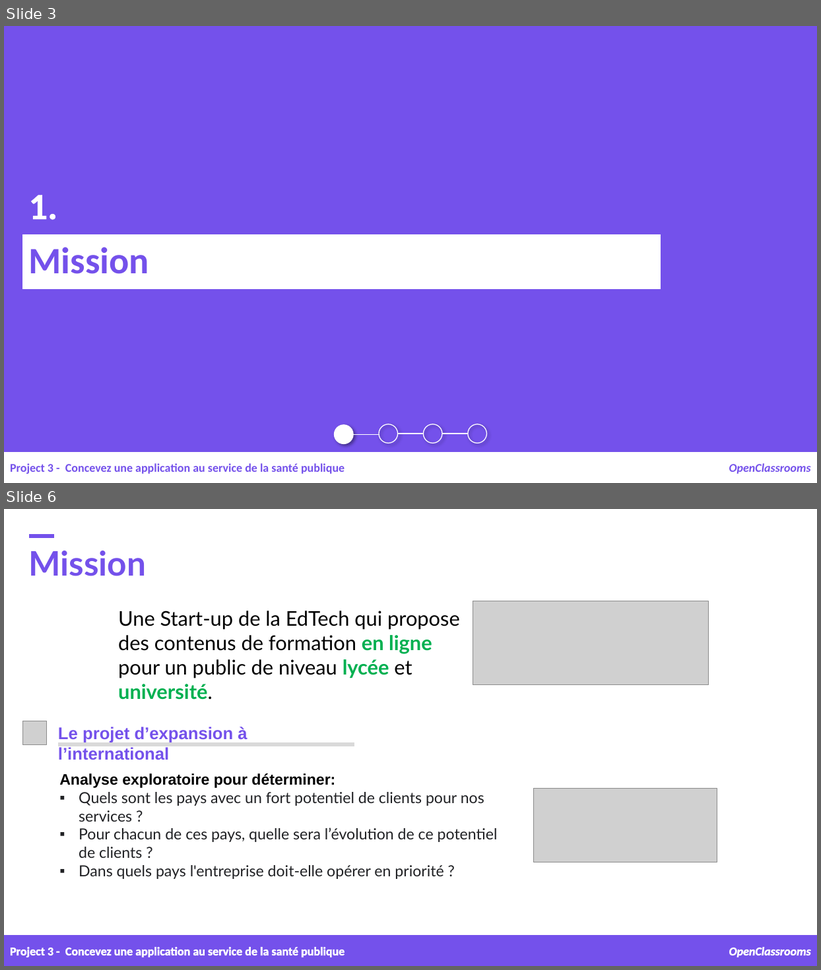
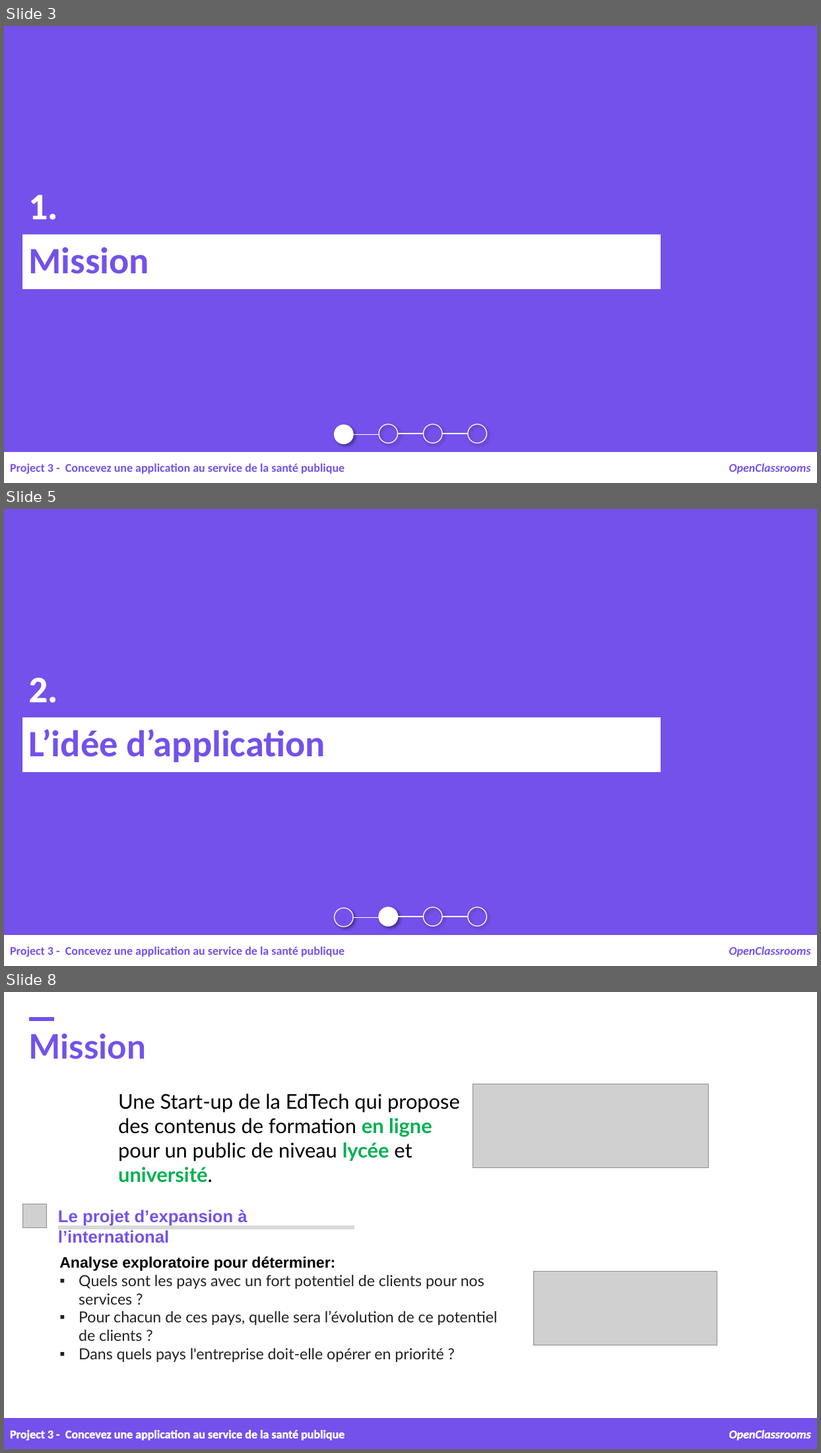
Before and after one commit to samirhinojosa/OC-P3-design-application-public-health, a slide deck: supports/P3_02_presentation.pptx. Shown one above the other, each under a label of ours: slides 3 and 6 before the commit, slides 3, 5 and 8 after it; the slides between them are not shown. The pictures are 821x970 and 821x1453 pixels, drawn with LibreOffice and Linux fonts; fonts in the diff are those of the drawing; grey boxes stand for pictures; background and template pictures are left out. Boxes give left, top, right and bottom in pixels: in the first picture for what was removed or moved away, otherwise in the second. Text is boxed around its words. In the diff, an @@ line names an element or a change of style, - is before the commit and + after.

```diff
--- a/supports/P3_02_presentation.pptx
+++ b/supports/P3_02_presentation.pptx
@@ slide 5 added at (x1=4, y1=509, x2=817, y2=966), background #7451EB @@
@@ text added at (x1=29, y1=678, x2=58, y2=703), 44 pt, text #FFFFFF, bold @@
+2.
@@ rectangle added at (x1=23, y1=718, x2=660, y2=772), fill #FFFFFF, outline #FFFFFF 0.75 pt, 44 pt, text #7451EB, bold @@
+L’idée d’application
@@ ellipse added at (x1=335, y1=908, x2=354, y2=927), fill #7451EB, outline #FFFFFF 1 pt @@
@@ line added from (354, 918) to (379, 918), #FFFFFF 1 pt @@
@@ ellipse added at (x1=379, y1=908, x2=398, y2=926), fill #FFFFFF, outline #FFFFFF 1 pt @@
@@ line added from (398, 917) to (424, 917), #FFFFFF 1 pt @@
@@ ellipse added at (x1=424, y1=908, x2=443, y2=926), outline #FFFFFF 1 pt @@
@@ line added from (443, 917) to (468, 917), #FFFFFF 1 pt @@
@@ ellipse added at (x1=468, y1=908, x2=487, y2=926), outline #FFFFFF 1 pt @@
@@ rectangle added at (x1=4, y1=936, x2=817, y2=966), fill #FFFFFF, outline #FFFFFF 1 pt @@
@@ line added from (394, 936) to (394, 936), #4472C4 0.5 pt @@
@@ text added at (x1=10, y1=947, x2=345, y2=957), 14 pt, text #7451EB, bold @@
+Project 3 - Concevez une application au service de la santé publique
@@ text added at (x1=729, y1=947, x2=811, y2=957), 14 pt, text #7451EB, bold, italic @@
+OpenClassrooms
@@ what was slide 6 is now slide 8 @@
```
Also in this commit, not shown: 4 slides changed, 1 other slide added, 1 slide removed, 1 other file.
